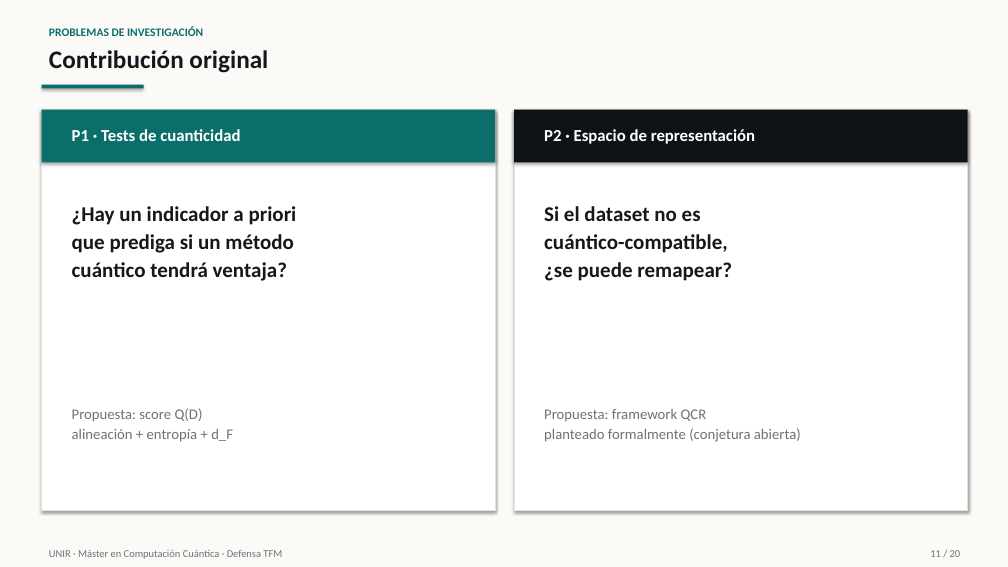
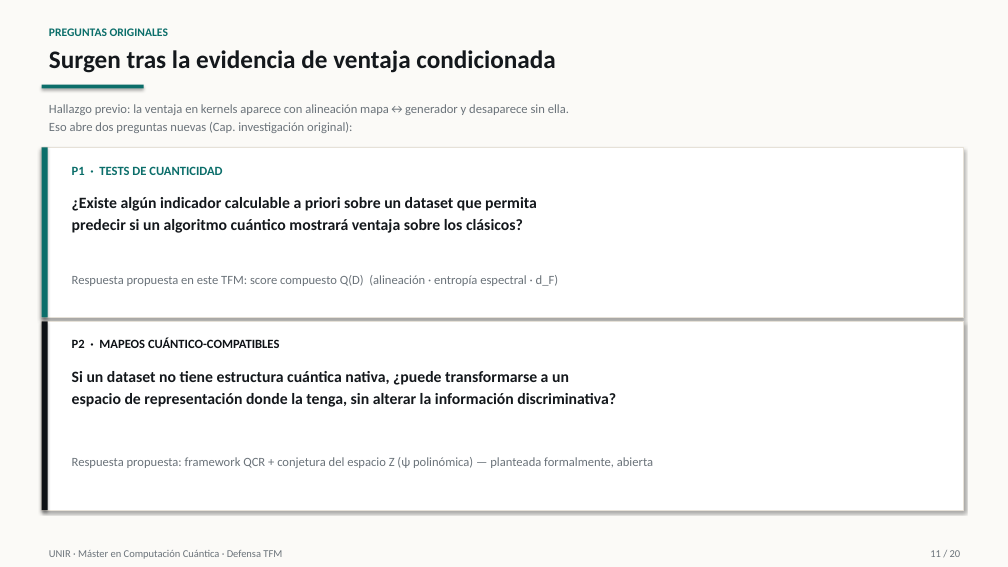
Before and after one commit to juandapradam12/OldUNIR-MasterQC-QuantumAdvantageInDataScienceOld, a slide deck: slide 11 of Entregas/Defensa/Defensa_TFM_QuantumAdvantage.pptx. Drawn at 1008x567 pixels with LibreOffice and Linux fonts; fonts in the diff are those of the drawing. Boxes give left, top, right and bottom in pixels: in the first picture for what was removed or moved away, otherwise in the second. Text is boxed around its words. In the diff, an @@ line names an element or a change of style, - is before the commit and + after.

```diff
--- a/Entregas/Defensa/Defensa_TFM_QuantumAdvantage.pptx
+++ b/Entregas/Defensa/Defensa_TFM_QuantumAdvantage.pptx
@@ text at bbox=[49, 28, 168, 36]: text changed @@
-PROBLEMAS DE INVESTIGACIÓN
+PREGUNTAS ORIGINALES
@@ text at bbox=[49, 50, 555, 73]: text changed @@
-Contribución original
+Surgen tras la evidencia de ventaja condicionada
@@ rectangle removed at bbox=[42, 110, 495, 510] @@
@@ rectangle removed at bbox=[42, 110, 495, 163] @@
@@ text added at bbox=[49, 104, 569, 133], 12 pt, text #6B737A @@
+Hallazgo previo: la ventaja en kernels aparece con alineación mapa↔generador y desaparece sin ella.
+Eso abre dos preguntas nuevas (Cap. investigación original):
@@ rectangle removed at bbox=[514, 110, 968, 510] @@
@@ rectangle removed at bbox=[514, 110, 968, 163] @@
@@ rectangle added at bbox=[42, 147, 964, 318], fill #FFFFFF, outline #E6E1D8 1 pt @@
@@ rectangle added at bbox=[42, 147, 48, 318], fill #0B6E6A @@
@@ text removed at bbox=[544, 129, 755, 144] @@
-P2 · Espacio de representación
@@ text at bbox=[72, 166, 222, 175]: text changed; size 16 to 12 pt; text colour #FFFFFF to #0B6E6A @@
-P1 · Tests de cuanticidad
+P1 · TESTS DE CUANTICIDAD
@@ text removed at bbox=[72, 206, 297, 281] @@
-¿Hay un indicador a priori
-que prediga si un método
-cuántico tendrá ventaja?
@@ text added at bbox=[72, 197, 537, 233], 15 pt, text #14181C, bold @@
+¿Existe algún indicador calculable a priori sobre un dataset que permita
+predecir si un algoritmo cuántico mostrará ventaja sobre los clásicos?
@@ text removed at bbox=[544, 206, 732, 281] @@
-Si el dataset no es
-cuántico-compatible,
-¿se puede remapear?
@@ text at bbox=[72, 275, 558, 286]: text changed; size 14 to 12 pt @@
-Propuesta: score Q(D)
-alineación + entropía + d_F
+Respuesta propuesta en este TFM: score compuesto Q(D) (alineación · entropía espectral · d_F)
@@ rectangle added at bbox=[42, 321, 964, 510], fill #FFFFFF, outline #E6E1D8 1 pt @@
@@ rectangle added at bbox=[42, 321, 48, 510], fill #0E1216 @@
@@ text added at bbox=[72, 338, 279, 348], 12 pt, text #0E1216, bold @@
+P2 · MAPEOS CUÁNTICO-COMPATIBLES
@@ text added at bbox=[72, 371, 616, 407], 15 pt, text #14181C, bold @@
+Si un dataset no tiene estructura cuántica nativa, ¿puede transformarse a un
+espacio de representación donde la tenga, sin alterar la información discriminativa?
@@ text removed at bbox=[544, 409, 801, 442] @@
-Propuesta: framework QCR
-planteado formalmente (conjetura abierta)
@@ text added at bbox=[72, 457, 653, 468], 12 pt, text #6B737A @@
+Respuesta propuesta: framework QCR + conjetura del espacio Z (ψ polinómica) — planteada formalmente, abierta
```
Also in this commit, not shown: 3 other slides changed, 1 other file.
